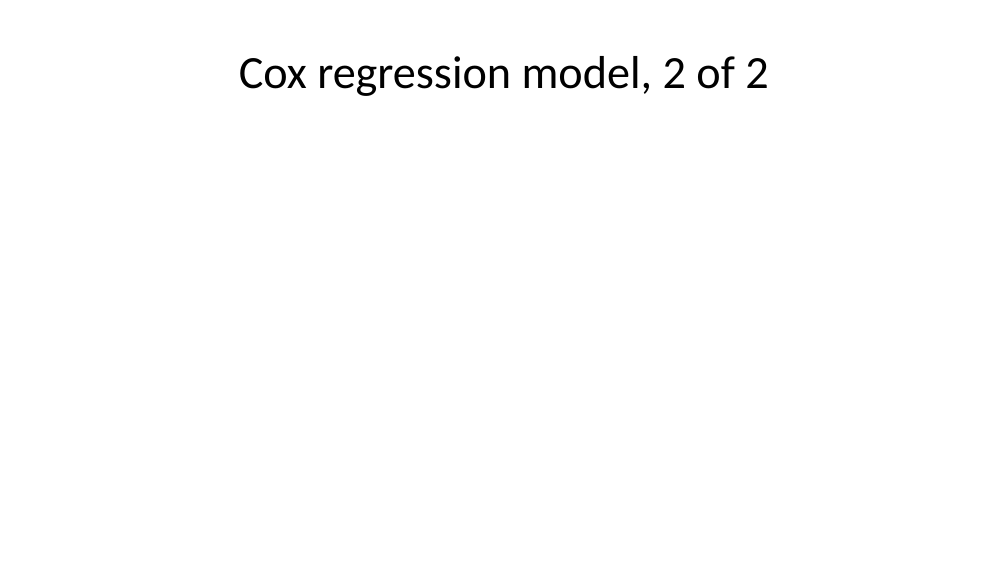
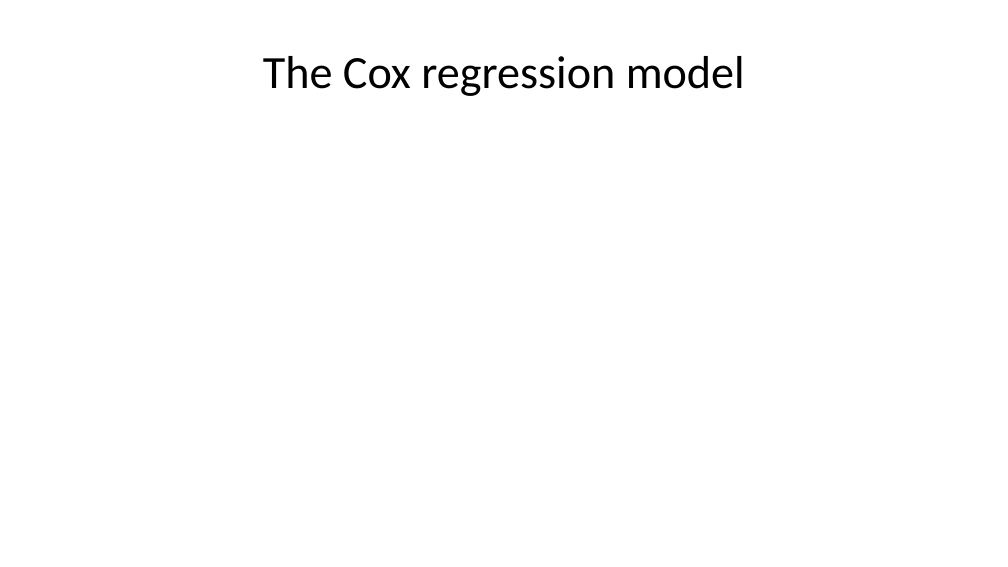
Before and after one commit to pmean/talks, a slide deck: slide 19 of frailty/frailty.pptx. Drawn at 1008x567 pixels with LibreOffice and Linux fonts; fonts in the diff are those of the drawing. Boxes give left, top, right and bottom in pixels: in the first picture for what was removed or moved away, otherwise in the second. Text is boxed around its words. In the diff, an @@ line names an element or a change of style, - is before the commit and + after.

```diff
--- a/frailty/frailty.pptx
+++ b/frailty/frailty.pptx
@@ title at (263,56,745,96): text changed @@
-Cox regression model, 2 of 2
+The Cox regression model
```
Also in this commit, not shown: 1 other slide changed, 5 slides added, 2 slides removed, 1 other file.
